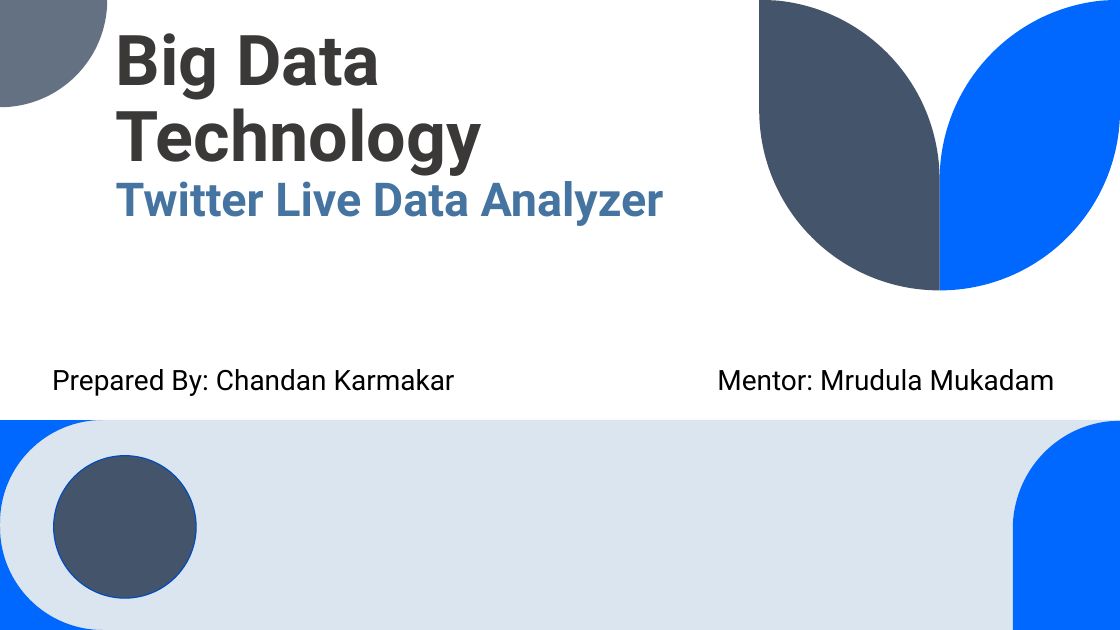
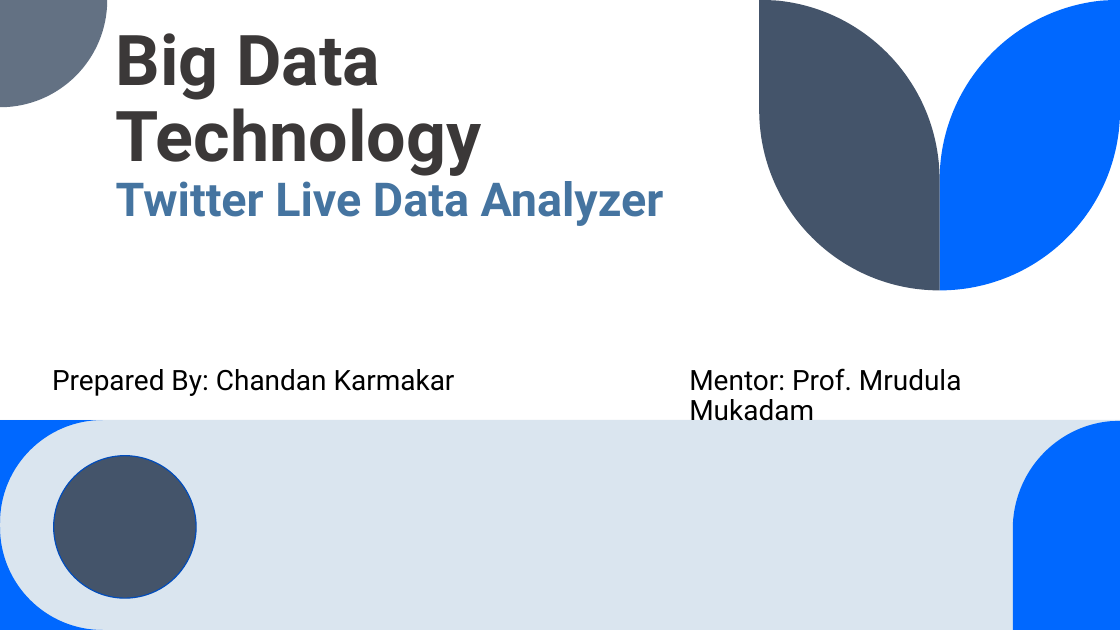
Before and after one commit to chandank20/BDT-Final-Project, a slide deck: slide 1 of BDT-Project-Presentation.pptx. Drawn at 1120x630 pixels with LibreOffice and Linux fonts; fonts in the diff are those of the drawing. Boxes give left, top, right and bottom in pixels: in the first picture for what was removed or moved away, otherwise in the second. Text is boxed around its words. In the diff, an @@ line names an element or a change of style, - is before the commit and + after.

```diff
--- a/BDT-Project-Presentation.pptx
+++ b/BDT-Project-Presentation.pptx
@@ text at bbox=[689, 368, 962, 421]: text changed @@
-Mentor: Mrudula Mukadam
+Mentor: Prof. Mrudula Mukadam
```
Also in this commit, not shown: 8 other slides changed.
